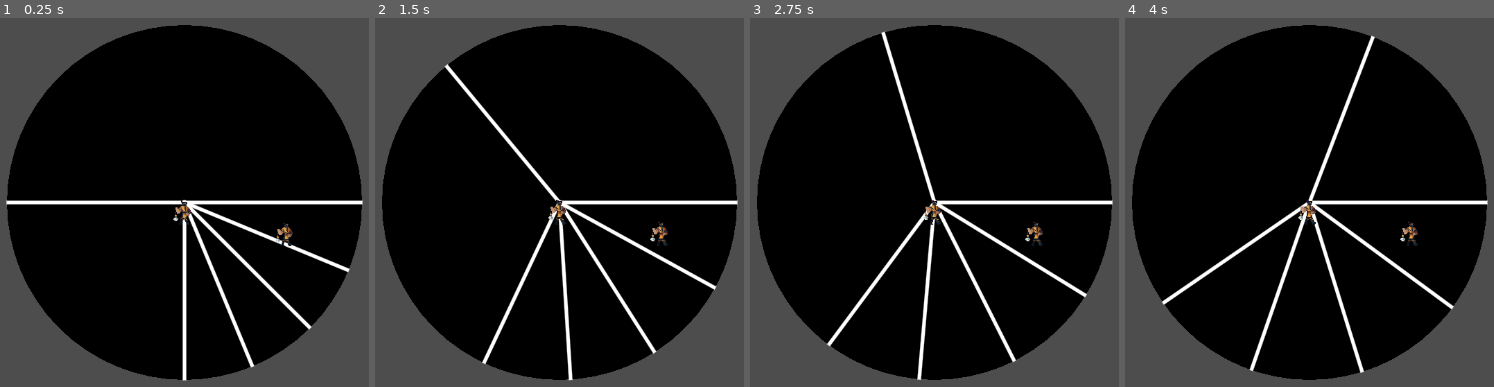
Above: before the commit, frames 1-4 (left to right).
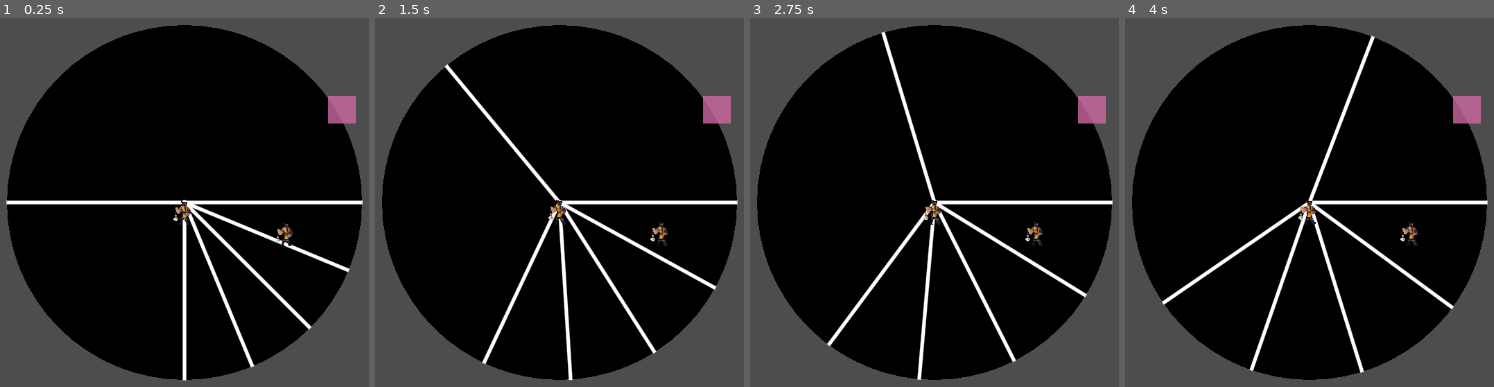
Above: after the commit, the same moments.

Repository: damon3169/WheelsWill
Game: Godot game, scene res://Scenes/MainScene.tscn
Two runs of this game, one before a commit and one after it. Both use one fixed random seed, a clock stepped at 60 frames per second and the inputs below. This scene is started directly instead of the project's main scene.
Inputs:
- Up to frame 1 (0.25 s): no input
- Up to frame 2 (1.5 s): tap Enter at 0.5 s; hold A (addTest) 0.53-1.28 s; tap Space at 1.25 s; tap A (addTest) at 1.35 s
- Up to frame 3 (2.75 s): tap Enter at 2 s; hold A (addTest) from 2.03 s (still down)
- Up to frame 4 (4 s): tap Space at 2.75 s; release A (addTest) at 2.78 s; tap A (addTest) at 2.85 s; tap Enter at 3.5 s; hold A (addTest) from 3.53 s (still down)

The runs differ from the first frame. In frame 1, 0.6% of the frame differs, in the area x 88-97%, y 21-29%; in frame 2, 0.6%; in frame 3, 0.6%; in frame 4, 0.6%.

Commit message:
AREA 2D TEST DES ENFERS

Diff:
--- a/wheels-will/Scenes/MainScene.tscn
+++ b/wheels-will/Scenes/MainScene.tscn
@@ -2,16 +2,37 @@
 
 [ext_resource type="PackedScene" uid="uid://c7iekha7c8pps" path="res://Scenes/wheel_of_fortune.tscn" id="1_hpc76"]
 [ext_resource type="PackedScene" uid="uid://c5cdgjbjbanm2" path="res://Scenes/player.tscn" id="2_tr2i4"]
+[ext_resource type="Script" uid="uid://csf4ttjmcks8t" path="res://Scenes/color_rect.gd" id="3_nhkr4"]
+
+[sub_resource type="RectangleShape2D" id="RectangleShape2D_7rqgy"]
+size = Vector2(40, 40)
 
 [node name="Node2D" type="Node2D" unique_id=729257999]
 
 [node name="WheelOfFortune" parent="." unique_id=957966518 instance=ExtResource("1_hpc76")]
 horseWeigh = Array[float]([0.0, 25.0, 25.0, 25.0, 25.0, 100.0, 200.0])
 
+[node name="ColorRect" type="ColorRect" parent="." unique_id=1558799248]
+offset_left = 207.0
+offset_top = -154.0
+offset_right = 247.0
+offset_bottom = -114.0
+color = Color(0.8123662, 0.4100209, 0.63743347, 0.795)
+script = ExtResource("3_nhkr4")
+
+[node name="Area2D" type="Area2D" parent="ColorRect" unique_id=626269351]
+
+[node name="CollisionShape2D" type="CollisionShape2D" parent="ColorRect/Area2D" unique_id=1186330598]
+position = Vector2(20, 20)
+shape = SubResource("RectangleShape2D_7rqgy")
+
 [node name="Player" parent="." unique_id=1950543396 instance=ExtResource("2_tr2i4")]
 
 [node name="Player2" parent="." unique_id=630362392 instance=ExtResource("2_tr2i4")]
 position = Vector2(147, 31)
-player_index = 1
 
 [node name="Camera2D" type="Camera2D" parent="." unique_id=822558824]
+
+[connection signal="body_entered" from="ColorRect/Area2D" to="Player" method="_on_area_2d_body_entered"]
+[connection signal="body_entered" from="ColorRect/Area2D" to="ColorRect" method="_on_area_2d_body_entered"]
+[connection signal="body_exited" from="ColorRect/Area2D" to="ColorRect" method="_on_area_2d_body_exited"]
--- /dev/null
+++ b/wheels-will/Scenes/area_2d.gd
@@ -0,0 +1,11 @@
+extends Area2D
+
+
+# Called when the node enters the scene tree for the first time.
+func _ready() -> void:
+	pass # Replace with function body.
+
+
+# Called every frame. 'delta' is the elapsed time since the previous frame.
+func _process(delta: float) -> void:
+	pass
--- /dev/null
+++ b/wheels-will/Scenes/color_rect.gd
@@ -0,0 +1,9 @@
+extends ColorRect
+
+func _on_area_2d_body_entered(body: Node2D) -> void:
+	color = Color.BROWN
+
+
+func _on_area_2d_body_exited(body: Node2D) -> void:
+	color = Color.REBECCA_PURPLE
+	print(body)
--- /dev/null
+++ b/wheels-will/Scenes/color_rect.tscn
@@ -0,0 +1,23 @@
+[gd_scene format=3 uid="uid://bxthkxt3a58lt"]
+
+[ext_resource type="Script" uid="uid://csf4ttjmcks8t" path="res://Scenes/color_rect.gd" id="1_6kqla"]
+
+[sub_resource type="RectangleShape2D" id="RectangleShape2D_7rqgy"]
+size = Vector2(40, 40)
+
+[node name="ColorRect" type="ColorRect" unique_id=26719183]
+offset_left = 207.0
+offset_top = -154.0
+offset_right = 247.0
+offset_bottom = -114.0
+color = Color(0.8123662, 0.4100209, 0.63743347, 0.795)
+script = ExtResource("1_6kqla")
+
+[node name="Area2D" type="Area2D" parent="." unique_id=1977970392]
+
+[node name="CollisionShape2D" type="CollisionShape2D" parent="Area2D" unique_id=13854563]
+position = Vector2(20, 20)
+shape = SubResource("RectangleShape2D_7rqgy")
+
+[connection signal="body_entered" from="Area2D" to="." method="_on_area_2d_body_entered"]
+[connection signal="body_exited" from="Area2D" to="." method="_on_area_2d_body_exited"]
--- a/wheels-will/Scenes/player_movement.gd
+++ b/wheels-will/Scenes/player_movement.gd
@@ -1,6 +1,7 @@
 extends CharacterBody2D
 
-@export var player_index = 0;
+@export var player_index = 0
+var bet_active : Node2D = null
 @export var movement_speed : float = 500
 var character_direction : Vector2
 
@@ -25,3 +26,8 @@
 		if %sprite.animation != "Idle": %sprite.animation = "Idle"
 
 	move_and_slide()
+
+
+func _on_area_2d_body_entered(body: Node2D) -> void:
+	print("hello")
+	pass # Replace with function body.
Not shown, added: wheels-will/Scenes/area_2d.gd.uid
Not shown, added: wheels-will/Scenes/color_rect.gd.uid
